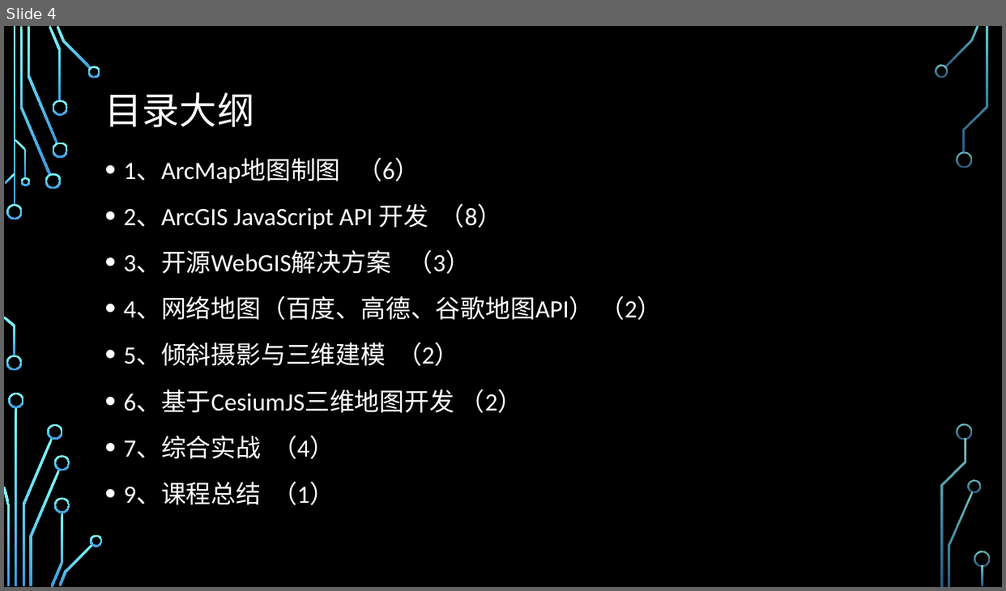
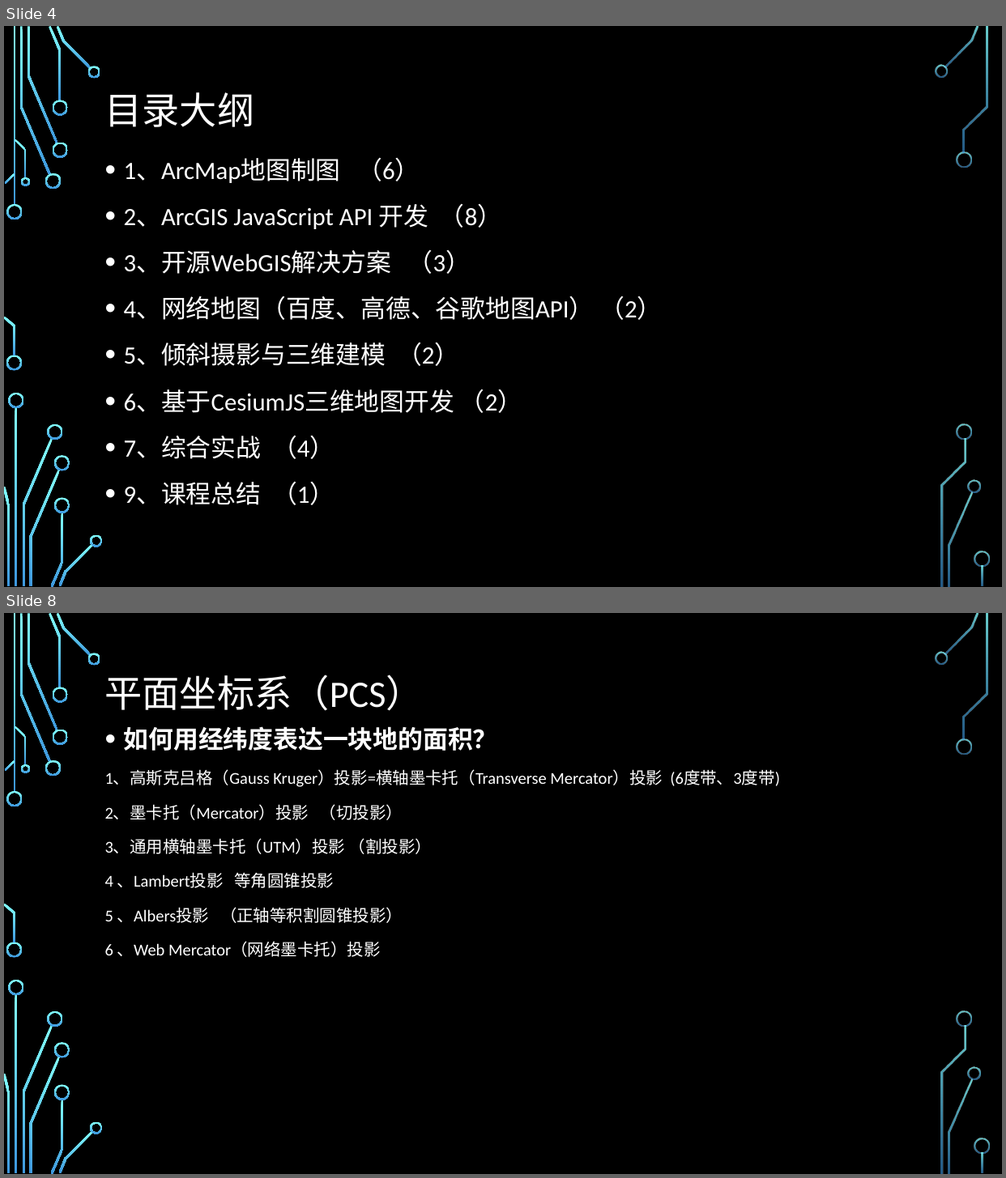
Before and after one commit to guojs/webgis, a slide deck: resource/WebGIS课程大纲.pptx. Shown one above the other, each under a label of ours: slide 4 before the commit, slides 4 and 8 after it; the slides between them are not shown. The pictures are 1006x591 and 1006x1178 pixels, drawn with LibreOffice and Linux fonts; fonts in the diff are those of the drawing; background and template pictures are left out. Boxes give left, top, right and bottom in pixels: in the first picture for what was removed or moved away, otherwise in the second. Text is boxed around its words. In the diff, an @@ line names an element or a change of style, - is before the commit and + after.

```diff
--- a/resource/WebGIS课程大纲.pptx
+++ b/resource/WebGIS课程大纲.pptx
@@ slide 8 added at [4,613,1002,1174], background picture (left out); not listed: 36 template elements that a slide beside it also shows @@
@@ title added at [105,675,424,711], 36 pt, text #FFFFFF @@
+平面坐标系（PCS）
@@ text added at [105,726,780,957], 16 pt, text #FFFFFF @@
+• 如何用经纬度表达一块地的面积？
+1、高斯克吕格（Gauss Kruger）投影=横轴墨卡托（Transverse Mercator）投影 (6度带、3度带)
+2、墨卡托（Mercator）投影 （切投影）
+3、通用横轴墨卡托（UTM）投影 （割投影）
+4 、Lambert投影 等角圆锥投影
+5 、Albers投影 （正轴等积割圆锥投影）
+6 、Web Mercator（网络墨卡托）投影
```
Also in this commit, not shown: 5 slides changed, 18 other slides added, 1 slide removed, 44 other files.
